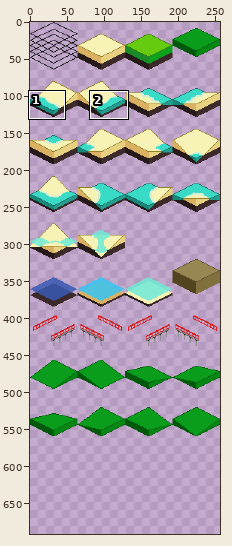
Sprite sheet, stored at internal/ui/assets/spritesheet-geo.png. Above: a wide view before the commit, with the close-up outlined.
Close-up. The starting point:
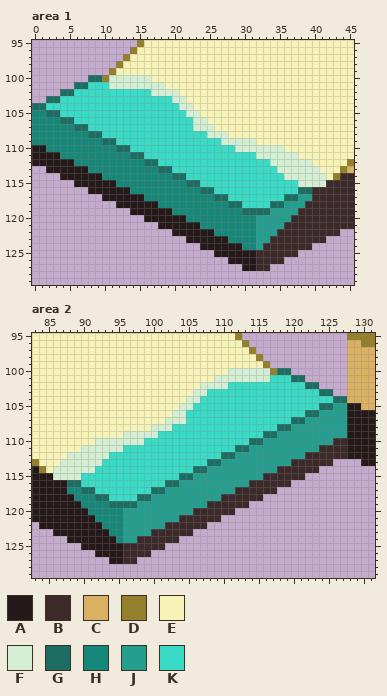
The file is 256x576 pixels. Colours within 5 levels of each other are drawn and written as one. Shown: area 1: x 0..45, y 95..129; area 2: x 83..131, y 95..129. The old version is drawn lined up with the new one, on the new canvas. The wide view leaves out empty margins. The commit also changed other parts of the picture, which this record leaves out.
Palette (. is transparent): A #251919  B #3c2929  C #dab163  D #947f2b  E #f7f3b7  F #d3eed3  G #1d6d63  H #168778  J #249f8f  K #3adbc6
And afterwards:
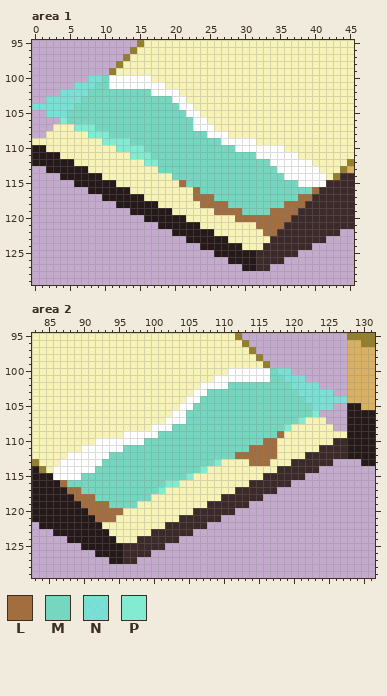
Colours new in this view: L #a26d3f  M #75d7bf  N #6dead6d9  P #82ebd1
Difference:
canvas 256x576 -> 256x704
colour F: #d3eed3 -> #ffffff
Area 1:
y 100: x 8..10 GGD -> NNM
y 101: x 6..10 GGKKK -> NNNMM
y 102: x 4..16 GGKKKKKKKKKKK -> NNNNMMMMMMMMM
y 103: x 2..19 GGKKKKKKKKKKKKKKKK -> NNNNNMMMMMMMMMMMMM
y 104: x 0..20 GGKKKKKKKKKKKKKKKKKKK -> NNNNNNMMMMMMMMMMMMMMM
y 105: x 0..21 HHGGKKKKKKKKKKKKKKKKKK -> ..NNNMMMMMMMMMMMMMMMMM
y 106: x 0..22 HHHHGGKKKKKKKKKKKKKKKKK -> ....PMMMMMMMMMMMMMMMMMM
y 107: x 0..22 HHHHHHGGKKKKKKKKKKKKKKK -> ...EEEPPPMMMMMMMMMMMMMM
y 108: x 0..24 HHHHHHHHGGKKKKKKKKKKKKKKK -> ..EEEEEEPPPMMMMMMMMMMMMMM
y 109: x 0..26 HHHHHHHHHHGGKKKKKKKKKKKKKKK -> EEEEEEEEEEPPPPMMMMMMMMMMMMM
y 110: x 2..28 HHHHHHHHHHGGKKKKKKKKKKKKKKK -> EEEEEEEEEEPPPPMMMMMMMMMMMMM
y 111: x 4..31 HHHHHHHHHHGGKKKKKKKKKKKKKKKK -> EEEEEEEEEEPPPMMMMMMMMMMMMMMM
y 112: x 6..33 HHHHHHHHHHGGKKKKKKKKKKKKKKKK -> EEEEEEEEEEPPMMMMMMMMMMMMMMMM
y 113: x 8..34 HHHHHHHHHHGGKKKKKKKKKKKKKKK -> EEEEEEEEEEMMMMMMMMMMMMMMMMM
y 114: x 10..35 HHHHHHHHHHGGKKKKKKKKKKKKKK -> EEEEEEEEEEMMMMMMMMMMMMMMMM
y 115: x 12..37 HHHHHHHHHHGGKKKKKKKKKKKKKK -> EEEEEEEEELMMMMMMMMMMMMMMMM
y 116: x 14..40 HHHHHHHHHHGGKKKKKKKKKKKKGGB -> EEEEEEEEELMMMMMMMMMMMMMMMML
y 117: x 16..39 HHHHHHHHHHGGKKKKKKKKGGJJ -> EEEEEEELLLMMMMMMMMMMMMLL
y 118: x 18..38 HHHHHHHHHHGGKKKKGGJJJ -> EEEEEELLLLMMMMMMMMLLL
y 119: x 20..37 HHHHHHHHHHGGGGJJJJ -> EEEEEELLLLMMMMLLLL
y 120: x 22..36 HHHHHHHHHHJJJJJ -> EEEEEEELLLLLLLL
y 121: x 24..35 HHHHHHHHJJJJ -> EEEEEEEELLLL
y 122: x 26..34 HHHHHHJJJ -> EEEEEEELL
y 123: x 28..33 HHHHJJ -> EEEEEE
y 124: x 30..32 HHJ -> EEE
Area 2:
y 100: x 117..119 DGG -> MNN
y 101: x 117..121 KKKGG -> MMNNN
y 102: x 111..123 KKKKKKKKKKKGG -> MMMMMMMMMNNNN
y 103: x 108..125 KKKKKKKKKKKKKKKKGG -> MMMMMMMMMMMMMNNNNN
y 104: x 107..127 KKKKKKKKKKKKKKKKKKKGG -> MMMMMMMMMMMMMMMNNNNNN
y 105: x 106..127 KKKKKKKKKKKKKKKKKKGGJJ -> MMMMMMMMMMMMMMMMMNNN..
y 106: x 105..127 KKKKKKKKKKKKKKKKKGGJJJJ -> MMMMMMMMMMMMMMMMMMP....
y 107: x 105..127 KKKKKKKKKKKKKKKGGJJJJJJ -> MMMMMMMMMMMMMMMMPEEE...
y 108: x 103..127 KKKKKKKKKKKKKKKGGJJJJJJJJ -> MMMMMMMMMMMMMMMMPEEEEEE..
y 109: x 101..127 KKKKKKKKKKKKKKKGGJJJJJJJJJJ -> MMMMMMMMMMMMMMMMMLEEEEEEEEE
y 110: x 99..125 KKKKKKKKKKKKKKKGGJJJJJJJJJJ -> MMMMMMMMMMMMMMMMMLLEEEEEEEE
y 111: x 96..123 KKKKKKKKKKKKKKKKGGJJJJJJJJJJ -> MMMMMMMMMMMMMMMMMMLLLLEEEEEE
y 112: x 94..121 KKKKKKKKKKKKKKKKGGJJJJJJJJJJ -> MMMMMMMMMMMMMMMMMMLLLLLLEEEE
y 113: x 93..119 KKKKKKKKKKKKKKKGGJJJJJJJJJJ -> MMMMMMMMMMMMMMMMPEEEELLLEEE
y 114: x 92..117 KKKKKKKKKKKKKKGGJJJJJJJJJJ -> MMMMMMMMMMMMMMMPEEEEEEEEEE
y 115: x 90..115 KKKKKKKKKKKKKKGGJJJJJJJJJJ -> MMMMMMMMMMMMMMMPEEEEEEEEEE
y 116: x 87..113 AGGKKKKKKKKKKKKGGJJJJJJJJJJ -> LMMMMMMMMMMMMMMPPEEEEEEEEEE
y 117: x 88..111 HHGGKKKKKKKKGGJJJJJJJJJJ -> LLMMMMMMMMMMMPEEEEEEEEEE
y 118: x 89..109 HHHGGKKKKGGJJJJJJJJJJ -> LLLMMMMMMMMEEEEEEEEEE
y 119: x 90..107 HHHHGGGGJJJJJJJJJJ -> LLLLMMMMEEEEEEEEEE
y 120: x 91..105 HHHHHJJJJJJJJJJ -> LLLLLEEEEEEEEEE
y 121: x 92..103 HHHHJJJJJJJJ -> LLLEEEEEEEEE
y 122: x 93..101 HHHJJJJJJ -> EEEEEEEEE
y 123: x 94..99 HHJJJJ -> EEEEEE
y 124: x 95..97 HJJ -> EEE
